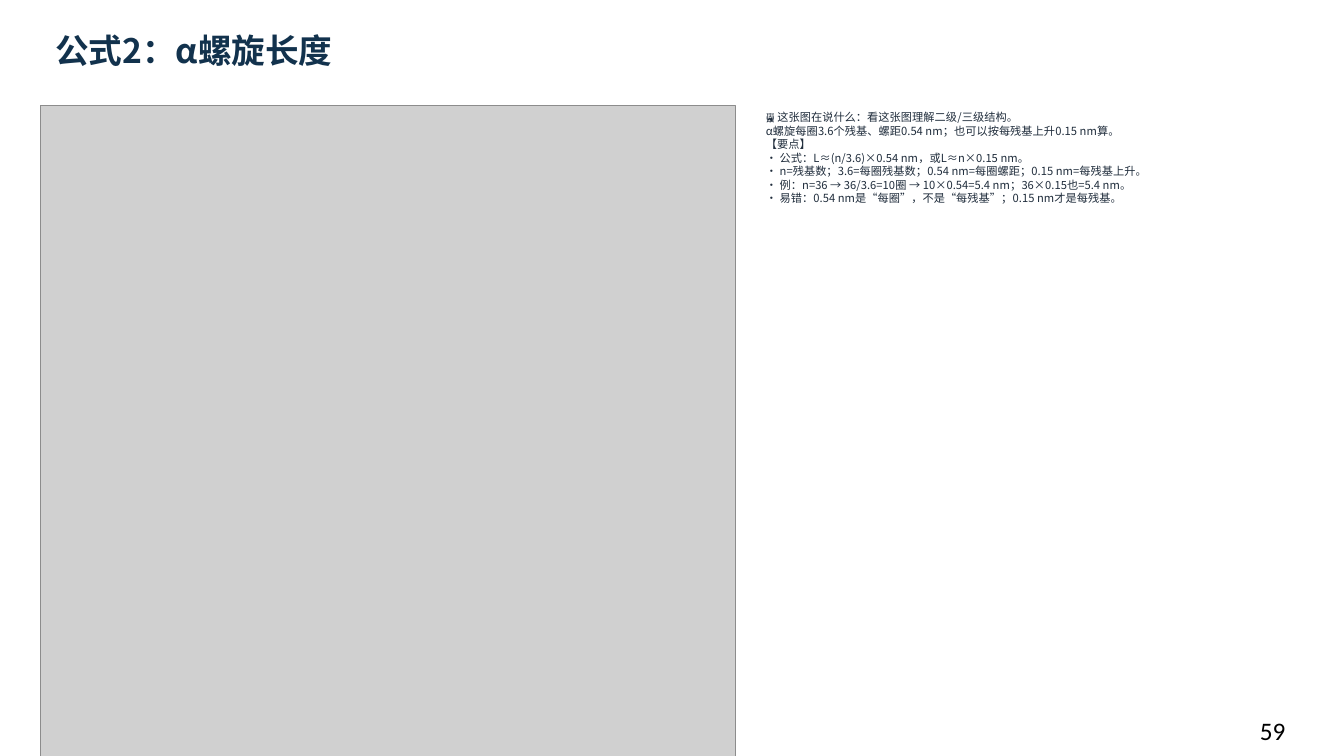
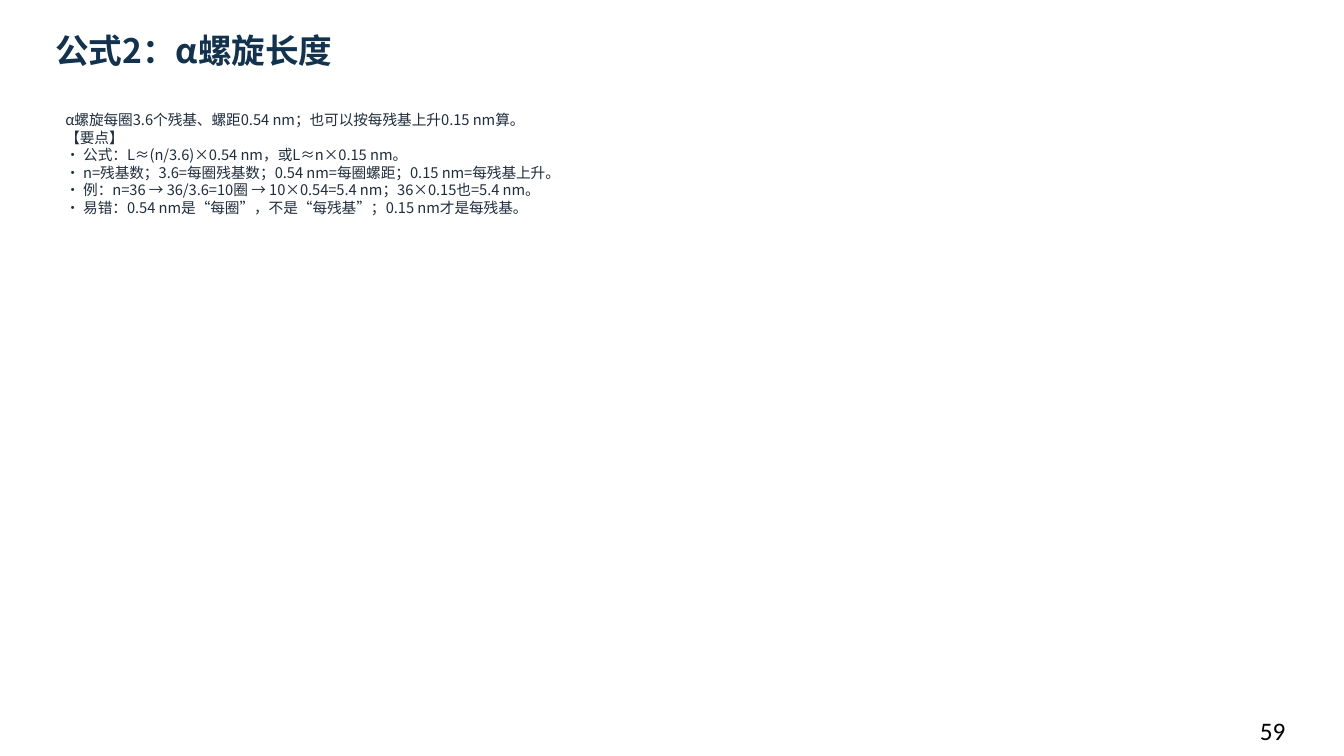
Before and after one commit to newkan-li/Biochemistry, a slide deck: slide 59 of downloads/bc03-ai-style.pptx. Drawn at 1344x756 pixels with LibreOffice and Linux fonts; fonts in the diff are those of the drawing; grey boxes stand for pictures. Boxes give left, top, right and bottom in pixels: in the first picture for what was removed or moved away, otherwise in the second. Text is boxed around its words. In the diff, an @@ line names an element or a change of style, - is before the commit and + after.

```diff
--- a/downloads/bc03-ai-style.pptx
+++ b/downloads/bc03-ai-style.pptx
@@ picture removed at (x1=40, y1=106, x2=736, y2=756) @@
@@ text at (x1=65, y1=112, x2=560, y2=215): text changed; size 8 to 10.5 pt @@
-🖼 这张图在说什么：看这张图理解二级/三级结构。
-α螺旋每圈3.6个残基、螺距0.54 nm；也可以按每残基上升0.15 nm算。
-【要点】
-• 公式：L≈(n/3.6)×0.54 nm，或L≈n×0.15 nm。
-• n=残基数；3.6=每圈残基数；0.54 nm=每圈螺距；0.15 nm=每残基上升。
-• 例：n=36 → 36/3.6=10圈 → 10×0.54=5.4 nm；36×0.15也=5.4 nm。
-• 易错：0.54 nm是“每圈”，不是“每残基”；0.15 nm才是每残基。
+α螺旋每圈3.6个残基、螺距0.54 nm；也可以按每残基上升0.15 nm算。
+【要点】
+• 公式：L≈(n/3.6)×0.54 nm，或L≈n×0.15 nm。
+• n=残基数；3.6=每圈残基数；0.54 nm=每圈螺距；0.15 nm=每残基上升。
+• 例：n=36 → 36/3.6=10圈 → 10×0.54=5.4 nm；36×0.15也=5.4 nm。
+• 易错：0.54 nm是“每圈”，不是“每残基”；0.15 nm才是每残基。
```
Also in this commit, not shown: 15 other slides changed, 21 other files.
